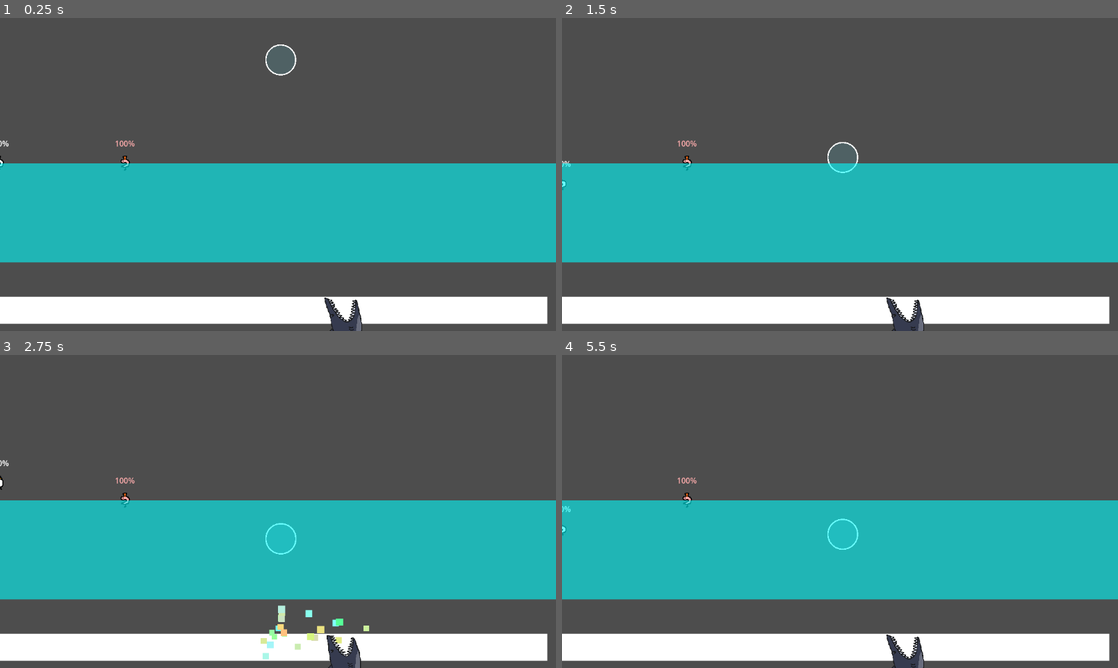
Above: before the commit, frames 1-4 (two rows, left to right).
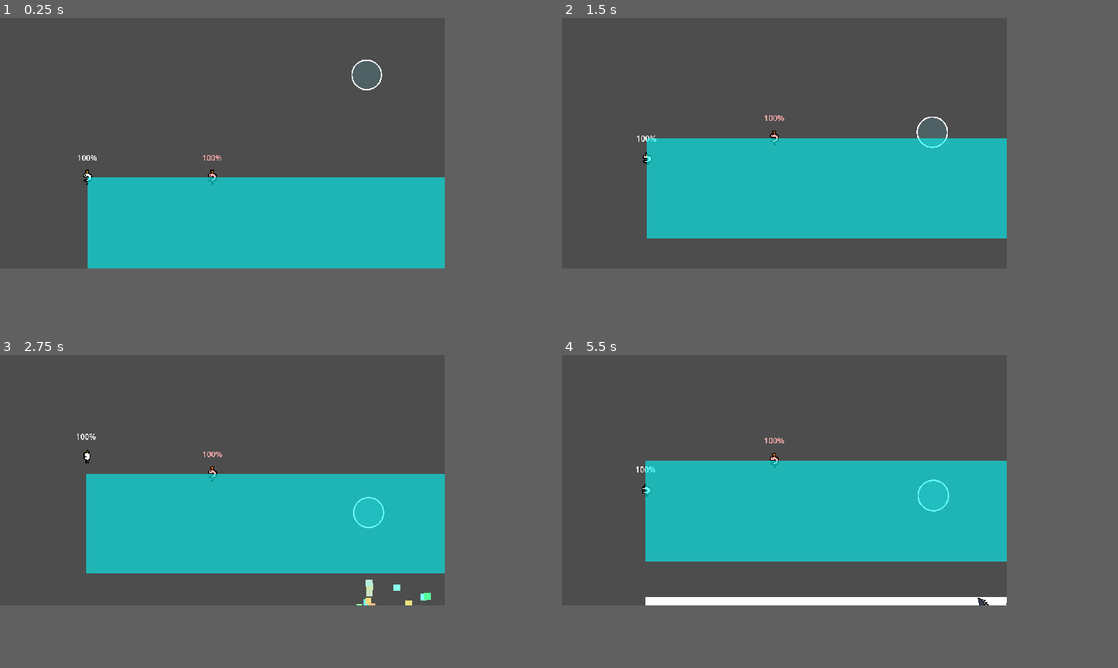
Above: after the commit, the same moments.

Repository: ron0studios/Global-Game-Jam-2025
Game: Godot game, scene res://objects/sandbox.tscn
The game is run twice, just before and just after one commit, with the same random seed, the same clock (stepped at 60 frames per second) and the same inputs. The engine's default icon, where the game draws it, is replaced by a stand-in: a white triangle on a blue panel in a dark square.
Inputs (mouse positions are in pixels of both pictures, inside the frame that each line leads up to):
- Up to frame 1 (0.25 s): no input
- Up to frame 2 (1.5 s): move the mouse to (962, 158) at 0.52 s; hold Up (ui_up) 0.53-1.28 s; move the mouse to (728, 190) at 1.27 s; hold Down (ui_down) from 1.28 s (still down)
- Up to frame 3 (2.75 s): move the mouse to (333, 442) at 2.02 s; release Down (ui_down) at 2.03 s; hold Up (ui_up) from 2.03 s (still down)
- Up to frame 4 (5.5 s): move the mouse to (812, 574) at 2.77 s; move the mouse to (1006, 558) at 3.52 s; release Up (ui_up) at 3.53 s; hold Down (ui_down) from 3.53 s (still down); move the mouse to (673, 464) at 4.27 s; move the mouse to (867, 511) at 5.02 s
In our replay, the window is 800x450 before the commit and 640x360 after it. These sizes can differ from the game's own. Grey fills any space a smaller window leaves; there, only what the larger window draws over its background counts as a difference.

The runs differ from the first frame. In frame 1, 25% of the frame differs, in the area x 0-100%, y 8-100%; in frame 2, 30%; in frame 3, 31%; in frame 4, 37%, in the area x 0-100%, y 26-100%.

Commit message:
camera zoom!!

Diff:
--- /dev/null
+++ b/objects/camera_2d.gd
@@ -0,0 +1,16 @@
+extends Camera2D
+
+
+@export var targets : Array[NodePath]
+
+func _process(delta: float) -> void:
+	var avg_pos = Vector2.ZERO
+	var avg_dist = 0
+	for i in targets:
+		avg_pos += get_node(i).position
+	avg_pos /= len(targets)
+	for i in targets:
+		avg_dist = avg_pos.distance_to(get_node(i).position)
+	print(avg_dist)
+	position = position.lerp(avg_pos, 1 - pow(delta, 0.1))
+	zoom = zoom.lerp(Vector2.ONE*200/max(200, avg_dist), 1 - pow(delta, 0.2))
--- a/objects/player.gd
+++ b/objects/player.gd
@@ -2,6 +2,7 @@
 
 @onready var blow_hbox = $BlowArea/CollisionShape2D
 @onready var animation: AnimatedSprite2D = $AnimatedSprite2D
+@onready var breath_cooldown: Timer = $BreathCooldown
 
 const ACCEL = 1000
 const DECEL = 300
@@ -10,8 +11,8 @@
 const BUOYANCY = 1500
 const SHOOTUP_BUOYANCY = 2000
 const DEPTH = 150
-var fall_factor = 1
-var force
+
+var force = 0
 
 @export var player_number = 1
 @onready var left_input = "p%s_left" % player_number
@@ -103,7 +104,7 @@
 
 func handle_blowing(delta):
 	#$BlowArea.rotation = deg_to_rad(90) + get_angle_to(get_global_mouse_position())
-	if Input.is_action_just_pressed(blow_input):
+	if Input.is_action_pressed(blow_input) and breath_cooldown.is_stopped():
 		blowing = true
 		$Breathtimer.start()
 
@@ -122,6 +123,7 @@
 
 		blowing = false
 		$Breathtimer.stop()
+		breath_cooldown.start()
 		animation.play("blow")
 
 func _on_blow_area_body_entered(body: RigidBody2D) -> void:
--- a/objects/player.tscn
+++ b/objects/player.tscn
@@ -239,5 +239,9 @@
 [node name="Breathtimer" type="Timer" parent="."]
 one_shot = true
 
+[node name="BreathCooldown" type="Timer" parent="."]
+wait_time = 0.3
+one_shot = true
+
 [connection signal="animation_finished" from="AnimatedSprite2D" to="." method="_on_animation_finished"]
 [connection signal="body_entered" from="BlowArea" to="." method="_on_blow_area_body_entered"]
--- a/objects/sandbox.tscn
+++ b/objects/sandbox.tscn
@@ -1,9 +1,10 @@
-[gd_scene load_steps=6 format=3 uid="uid://vs78q3v3ddl5"]
+[gd_scene load_steps=7 format=3 uid="uid://vs78q3v3ddl5"]
 
 [ext_resource type="PackedScene" uid="uid://53cd60akj2u0" path="res://objects/bubble.tscn" id="1_0m1l4"]
 [ext_resource type="PackedScene" uid="uid://5hhqv1ty5cr2" path="res://objects/player.tscn" id="2_164q8"]
 [ext_resource type="PackedScene" uid="uid://b4okuuwiv4502" path="res://spike.tscn" id="3_th80c"]
 [ext_resource type="Script" path="res://objects/tempwater.gd" id="4_qjm8g"]
+[ext_resource type="Script" path="res://objects/camera_2d.gd" id="5_0cxf5"]
 
 [sub_resource type="RectangleShape2D" id="RectangleShape2D_f2nrx"]
 size = Vector2(1173, 57)
@@ -46,3 +47,5 @@
 
 [node name="Camera2D" type="Camera2D" parent="."]
 position = Vector2(578, 323)
+script = ExtResource("5_0cxf5")
+targets = Array[NodePath]([NodePath("../bubble"), NodePath("../Player2"), NodePath("../Player")])
--- a/project.godot
+++ b/project.godot
@@ -21,6 +21,8 @@
 
 [display]
 
+window/size/viewport_width=640
+window/size/viewport_height=360
 window/stretch/mode="viewport"
 
 [input]
